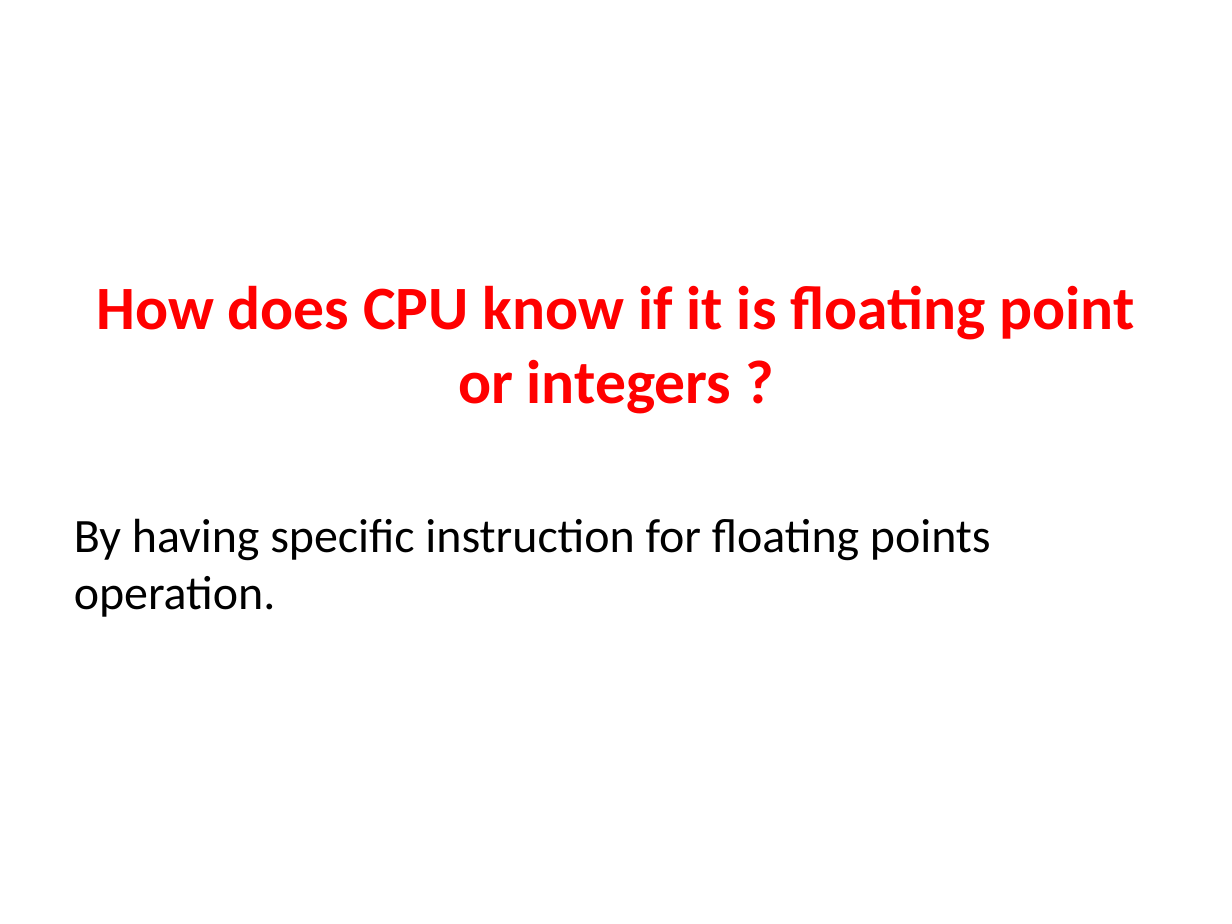
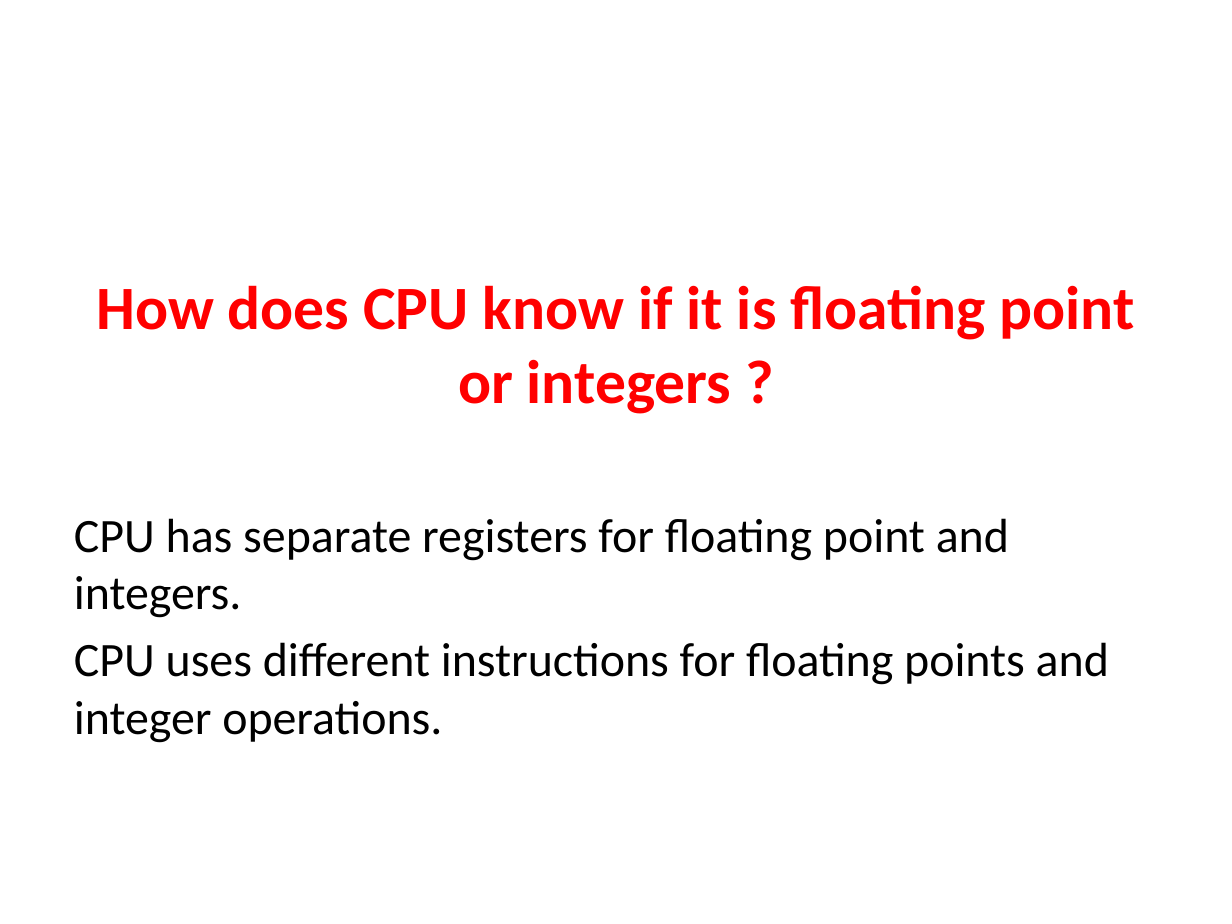
Before and after one commit to NYU-CSO/nyu-cso.github.io, a slide deck: slide 38 of notes/03-floats.pptx. Drawn at 1232x924 pixels with LibreOffice and Linux fonts; fonts in the diff are those of the drawing. Boxes give left, top, right and bottom in pixels: in the first picture for what was removed or moved away, otherwise in the second. Text is boxed around its words. In the diff, an @@ line names an element or a change of style, - is before the commit and + after.

```diff
--- a/notes/03-floats.pptx
+++ b/notes/03-floats.pptx
@@ text at bbox=[74, 518, 1109, 743]: text changed @@
-By having specific instruction for floating points operation.
+CPU has separate registers for floating point and integers.
+CPU uses different instructions for floating points and integer operations.
```
Also in this commit, not shown: 15 other slides changed, 1 slide added, 2 slides removed.
